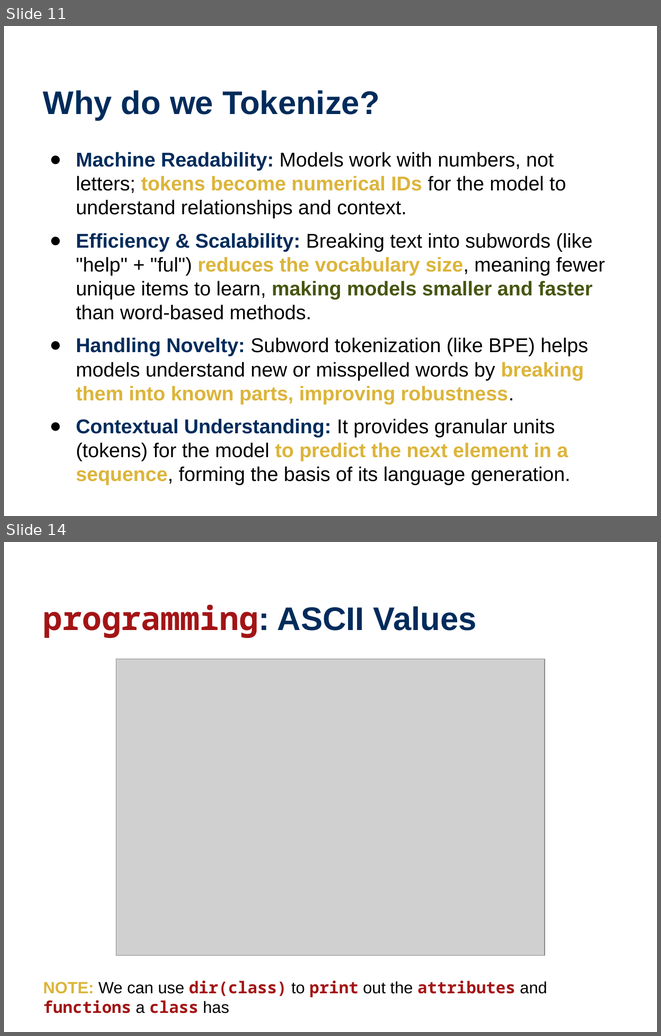
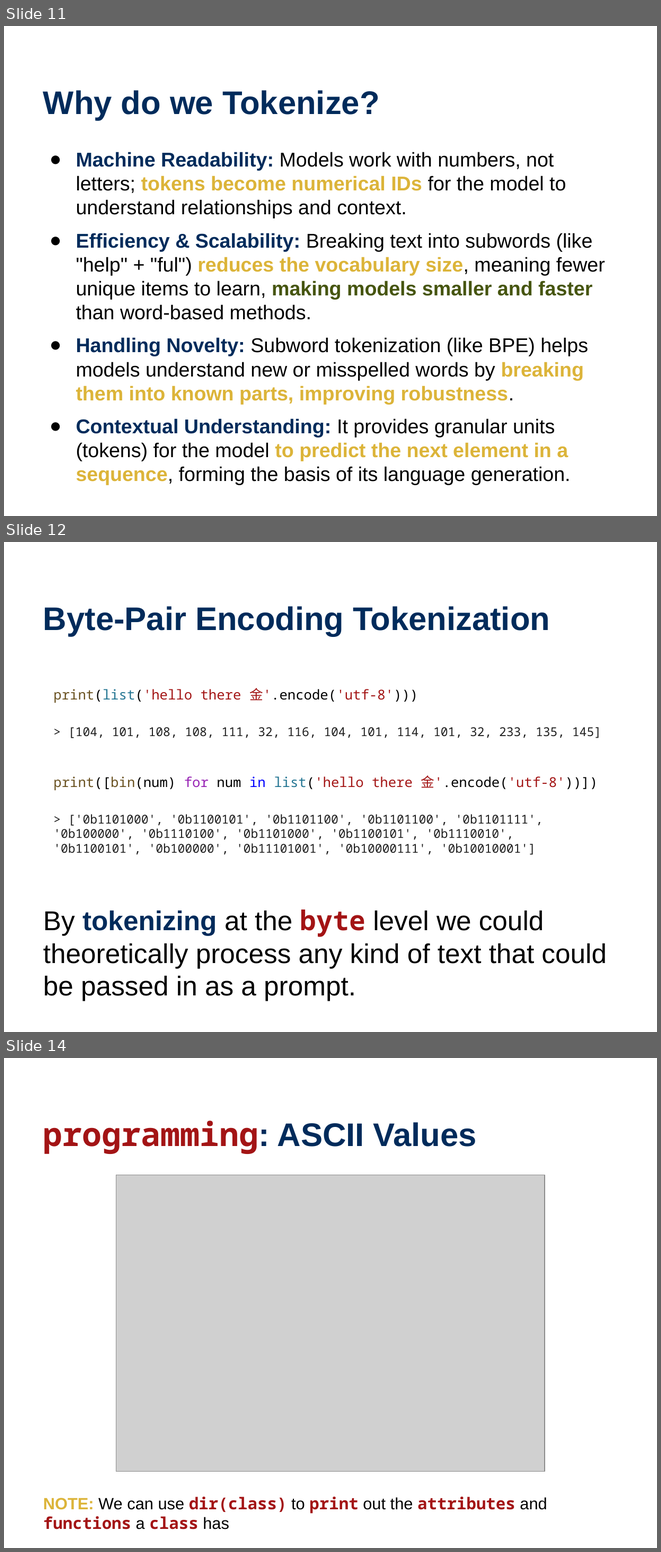
Before and after one commit to wtheisen/nd-cse-10124-lectures, a slide deck: Blank/Lecture_04_ Tokenization.pptx. Shown one above the other, each under a label of ours: slides 11 and 14 before the commit, slides 11, 12 and 14 after it; the slides between them are not shown. The pictures are 661x1036 and 661x1552 pixels, drawn with LibreOffice and Linux fonts; fonts in the diff are those of the drawing; grey boxes stand for pictures. Boxes give left, top, right and bottom in pixels: in the first picture for what was removed or moved away, otherwise in the second. Text is boxed around its words. In the diff, an @@ line names an element or a change of style, - is before the commit and + after.

```diff
--- a/Blank/Lecture_04_ Tokenization.pptx
+++ b/Blank/Lecture_04_ Tokenization.pptx
@@ slide 12 added at (x1=4, y1=542, x2=657, y2=1032), background #FFFFFF @@
@@ title added at (x1=43, y1=606, x2=550, y2=636), 36 pt, text #002B5B, bold @@
+Byte-Pair Encoding Tokenization
@@ text added at (x1=53, y1=688, x2=601, y2=855), 13.5 pt, text #1F1F1F @@
+print(list('hello there 金'.encode('utf-8')))
+> [104, 101, 108, 108, 111, 32, 116, 104, 101, 114, 101, 32, 233, 135, 145]
+print([bin(num) for num in list('hello there 金'.encode('utf-8'))])
+> ['0b1101000', '0b1100101', '0b1101100', '0b1101100', '0b1101111', '0b100000', '0b1110100', '0b1101000', '0b1100101', '0b1110010', '0b1100101', '0b100000', '0b11101001', '0b10000111', '0b10010001']
@@ text added at (x1=43, y1=909, x2=607, y2=1000), 30 pt, text #000000 @@
+By tokenizing at the byte level we could theoretically process any kind of text that could be passed in as a prompt.
```
Also in this commit, not shown: 2 slides changed, 2 other slides added, 2 slides removed, 2 other files.
